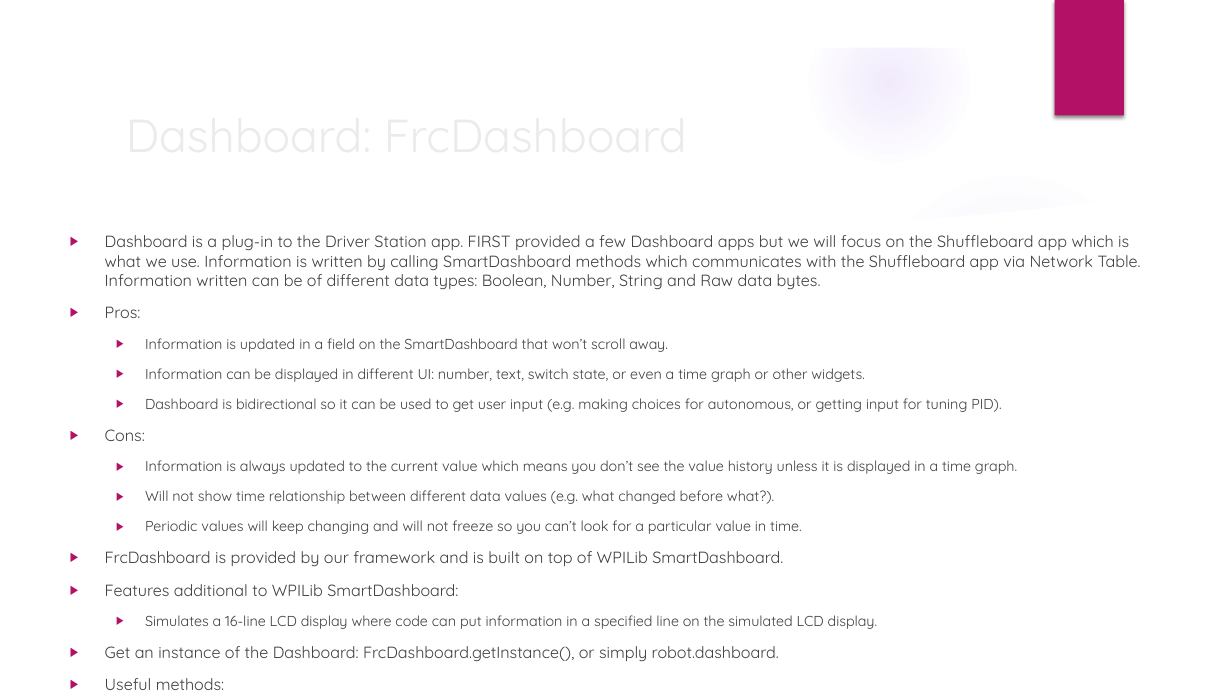
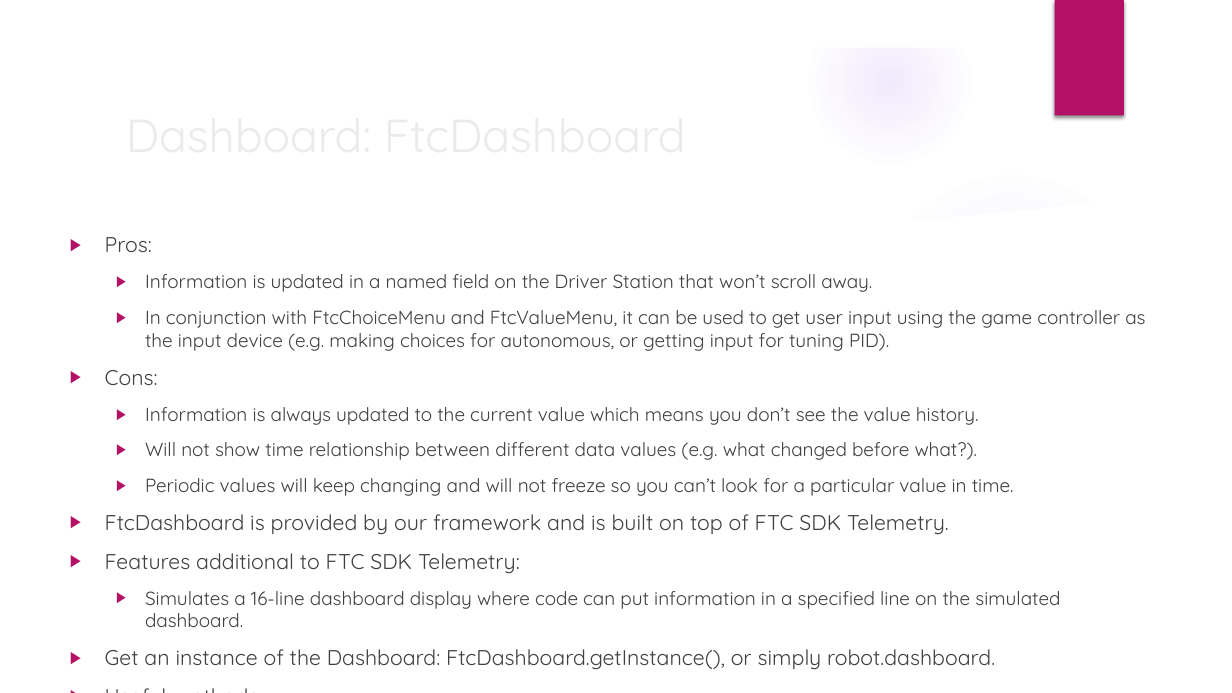
Before and after one commit to trc492/FrcProgrammingClass, a slide deck: slide 7 of FtcLessons/2-BasicRobotComponents.pptx. Drawn at 1232x693 pixels with LibreOffice and Linux fonts; fonts in the diff are those of the drawing; background and template pictures are left out. Boxes give left, top, right and bottom in pixels: in the first picture for what was removed or moved away, otherwise in the second. Text is boxed around its words. In the diff, an @@ line names an element or a change of style, - is before the commit and + after.

```diff
--- a/FtcLessons/2-BasicRobotComponents.pptx
+++ b/FtcLessons/2-BasicRobotComponents.pptx
@@ title at bbox=[116, 98, 1002, 169]: text changed @@
-Dashboard: FrcDashboard
+Dashboard: FtcDashboard
@@ text at bbox=[105, 235, 1141, 289]: paragraph removed @@
-▶ Dashboard is a plug-in to the Driver Station app. FIRST provided a few Dashboard apps but we will focus on the Shuffleboard app which is what we use. Information is written by calling SmartDashboard methods which communicates with the Shuffleboard app via Network Table. Information written can be of different data types: Boolean, Number, String and Raw data bytes.
@@ text at bbox=[105, 237, 1014, 496]: size 12.6 to 16.6 pt in "Pros:", "Cons:", "Useful methods: void displayPrintf(int lineNum, String forma ..."; size 11.2 to 14.8 pt in "Will not show time relationship between different ...", "Periodic values will keep changing and will ..." @@
@@ text at bbox=[145, 274, 1145, 351]: text changed; size 11.2 to 14.8 pt @@
-  ▶ Information is updated in a field on the SmartDashboard that won’t scroll away.
-  ▶ Information can be displayed in different UI: number, text, switch state, or even a time graph or other widgets.
-  ▶ Dashboard is bidirectional so it can be used to get user input (e.g. making choices for autonomous, or getting input for tuning PID).
+  ▶ Information is updated in a named field on the Driver Station that won’t scroll away.
+  ▶ In conjunction with FtcChoiceMenu and FtcValueMenu, it can be used to get user input using the game controller as the input device (e.g. making choices for autonomous, or getting input for tuning PID).
@@ text at bbox=[145, 407, 979, 425]: text changed; size 11.2 to 14.8 pt @@
-  ▶ Information is always updated to the current value which means you don’t see the value history unless it is displayed in a time graph.
+  ▶ Information is always updated to the current value which means you don’t see the value history.
@@ text at bbox=[105, 514, 1060, 670]: text changed; size 12.6 to 16.6 pt @@
-▶ FrcDashboard is provided by our framework and is built on top of WPILib SmartDashboard.
-▶ Features additional to WPILib SmartDashboard:
-  ▶ Simulates a 16-line LCD display where code can put information in a specified line on the simulated LCD display.
-▶ Get an instance of the Dashboard: FrcDashboard.getInstance(), or simply robot.dashboard.
+▶ FtcDashboard is provided by our framework and is built on top of FTC SDK Telemetry.
+▶ Features additional to FTC SDK Telemetry:
+  ▶ Simulates a 16-line dashboard display where code can put information in a specified line on the simulated dashboard.
+▶ Get an instance of the Dashboard: FtcDashboard.getInstance(), or simply robot.dashboard.
```
Also in this commit, not shown: 25 other slides changed, 6 slides removed, 10 other files.
